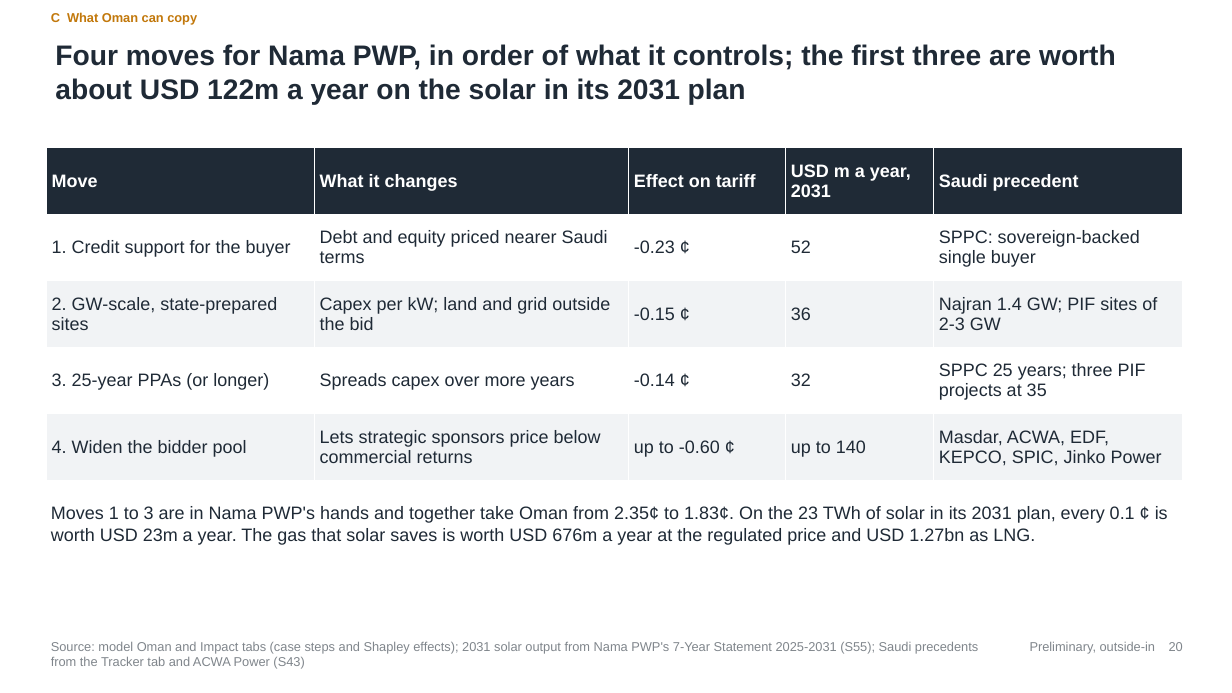
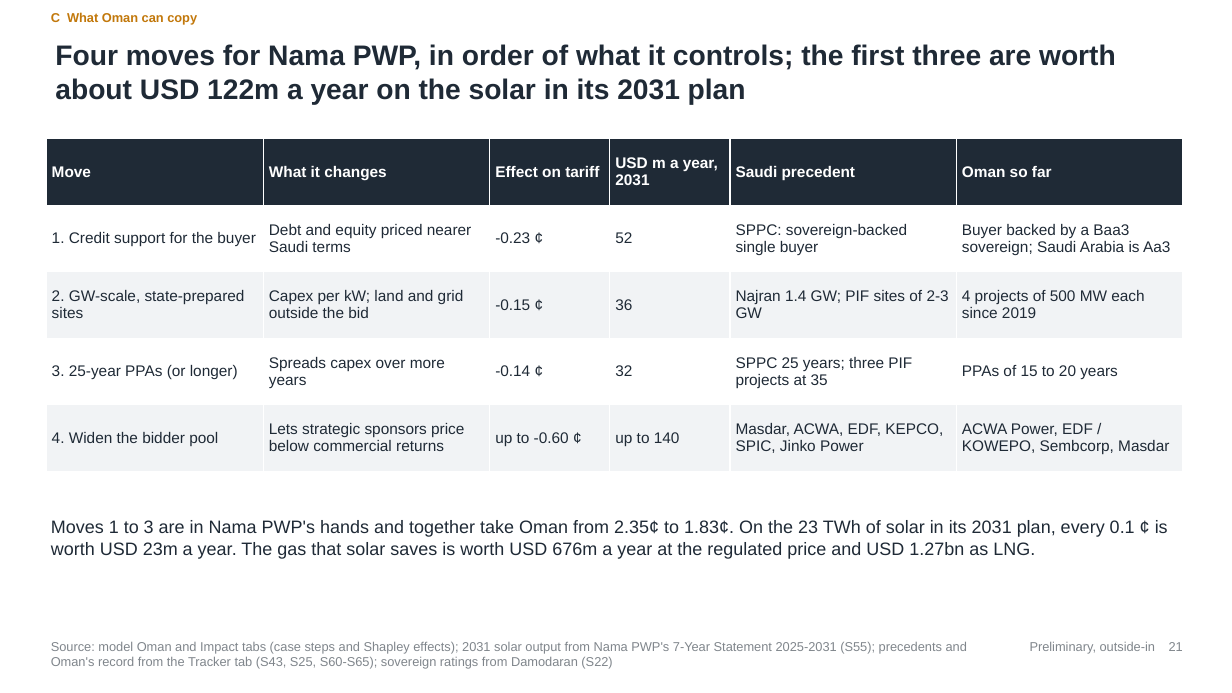
Before and after one commit to nightraven4545/Gulf-Solar, a slide deck: slide 21 of deck/NREP_Tariff_Replicability.pptx (slide 20 before the commit). Drawn at 1232x693 pixels with LibreOffice and Linux fonts; fonts in the diff are those of the drawing. Boxes give left, top, right and bottom in pixels: in the first picture for what was removed or moved away, otherwise in the second. Text is boxed around its words. In the diff, an @@ line names an element or a change of style, - is before the commit and + after.

Commit message:
Add the Round 7 forecast slide and Oman's track record to the deck and docs

```diff
--- a/deck/NREP_Tariff_Replicability.pptx
+++ b/deck/NREP_Tariff_Replicability.pptx
@@ table at [46, 139, 1183, 471] @@
+column 6: Oman so far | Buyer backed by a Baa3 sovereign; Saudi Arabia is Aa3 | 4 projects of 500 MW each since 2019 | PPAs of 15 to 20 years | ACWA Power, EDF / KOWEPO, Sembcorp, Masdar
@@ table: place and size @@
-table at [46, 148, 1183, 481]
+table at [46, 139, 1183, 471]
@@ text "Moves 1 to 3 are ...": place and size @@
-text "Moves 1 to 3 are ..." at [51, 506, 1168, 545]
+text "Moves 1 to 3 are ..." at [51, 520, 1168, 559]
@@ text at [51, 642, 967, 669]: text changed @@
-Source: model Oman and Impact tabs (case steps and Shapley effects); 2031 solar output from Nama PWP's 7-Year Statement 2025-2031 (S55); Saudi precedents from the Tracker tab and ACWA Power (S43)
+Source: model Oman and Impact tabs (case steps and Shapley effects); 2031 solar output from Nama PWP's 7-Year Statement 2025-2031 (S55); precedents and Oman's record from the Tracker tab (S43, S25, S60-S65); sovereign ratings from Damodaran (S22)
@@ text at [1169, 642, 1183, 651]: text changed @@
-20
+21
```
Also in this commit, not shown: 12 other slides changed, 1 slide added, 7 other files.
